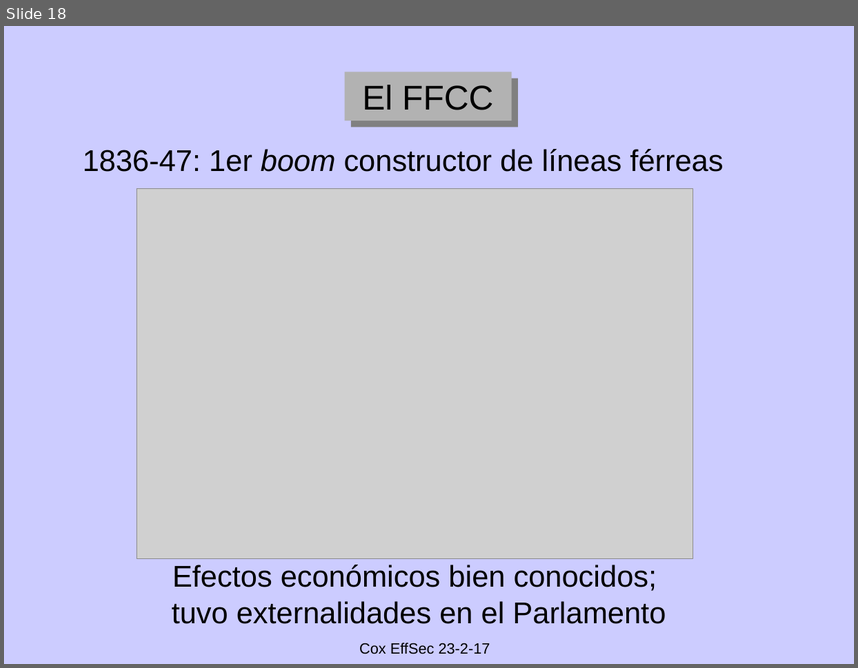
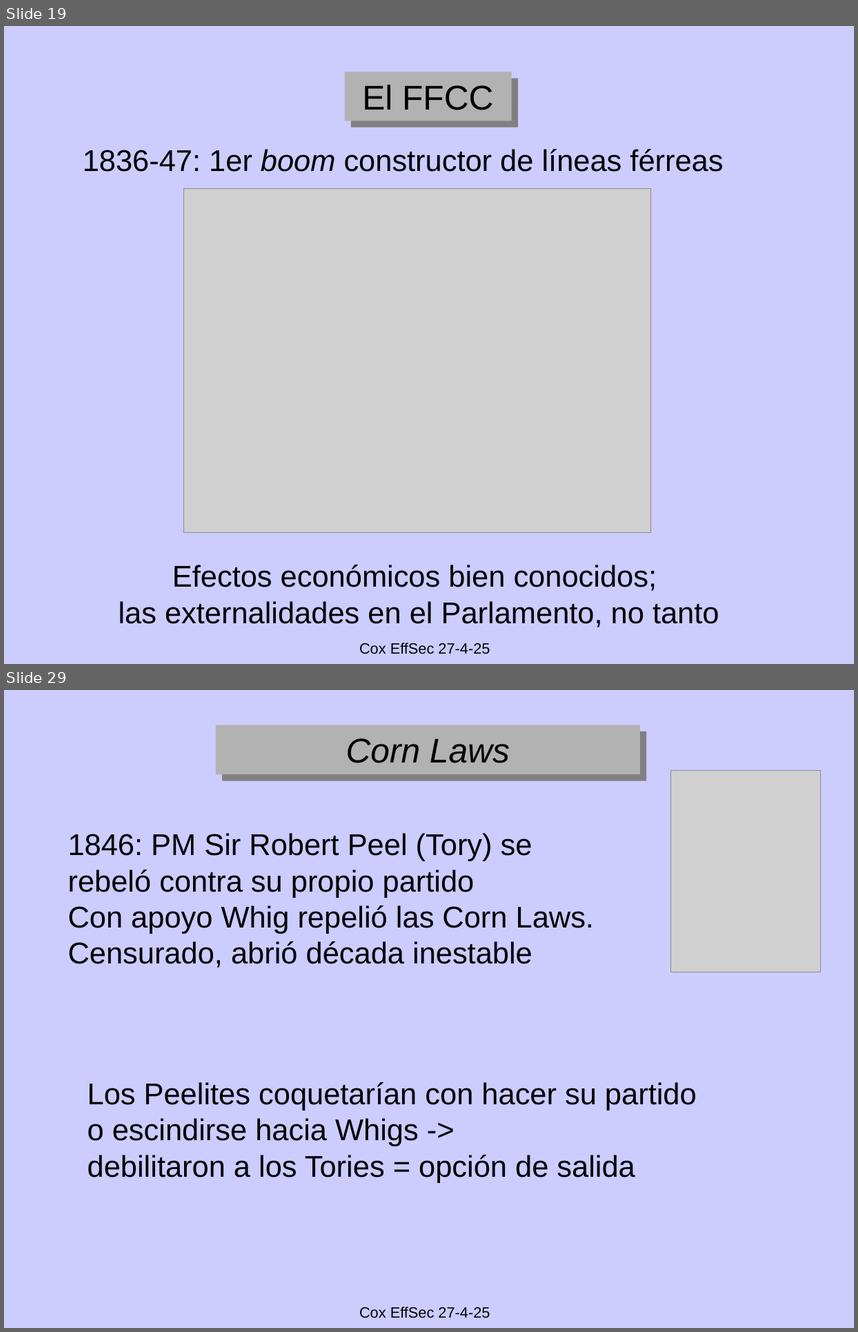
Before and after one commit to emagar/pc3, a slide deck: class/08-efficient-secret/claseEffSecret.pptx. Shown one above the other, each under a label of ours: slide 18 before the commit, slides 19 and 29 after it; the slides between them are not shown. The pictures are 858x668 and 858x1332 pixels, drawn with LibreOffice and Linux fonts; fonts in the diff are those of the drawing; grey boxes stand for pictures. Boxes give left, top, right and bottom in pixels: in the first picture for what was removed or moved away, otherwise in the second. Text is boxed around its words. In the diff, an @@ line names an element or a change of style, - is before the commit and + after.

```diff
--- a/class/08-efficient-secret/claseEffSecret.pptx
+++ b/class/08-efficient-secret/claseEffSecret.pptx
@@ slide 29 added at bbox=[4, 690, 854, 1328], background #FFFFFF; not listed: 2 template elements that a slide beside it also shows @@
@@ rectangle added at bbox=[216, 724, 640, 774], fill #B2B2B2, 32 pt, text #000000, italic @@
+Corn Laws
@@ picture added at bbox=[671, 770, 822, 972] @@
@@ text added at bbox=[68, 833, 594, 967], 28 pt, text #000000 @@
+1846: PM Sir Robert Peel (Tory) se
+rebeló contra su propio partido
+Con apoyo Whig repelió las Corn Laws.
+Censurado, abrió década inestable
@@ text added at bbox=[87, 1082, 697, 1183], 28 pt, text #000000 @@
+Los Peelites coquetarían con hacer su partido o escindirse hacia Whigs ->
+debilitaron a los Tories = opción de salida
@@ what was slide 18 is now slide 19 @@
@@ slide 19 changed as well @@
@@ picture: place and size @@
-picture at bbox=[136, 188, 693, 558]
+picture at bbox=[183, 189, 651, 533]
@@ text at bbox=[119, 564, 720, 627]: text changed @@
-Efectos económicos bien conocidos;
-tuvo externalidades en el Parlamento
+Efectos económicos bien conocidos;
+las externalidades en el Parlamento, no tanto
@@ text at bbox=[359, 642, 490, 654]: text changed @@
-Cox EffSec 23-2-17
+Cox EffSec 27-4-25
```
Also in this commit, not shown: 24 other slides changed, 14 other slides added, 12 slides removed, 1 other file.
